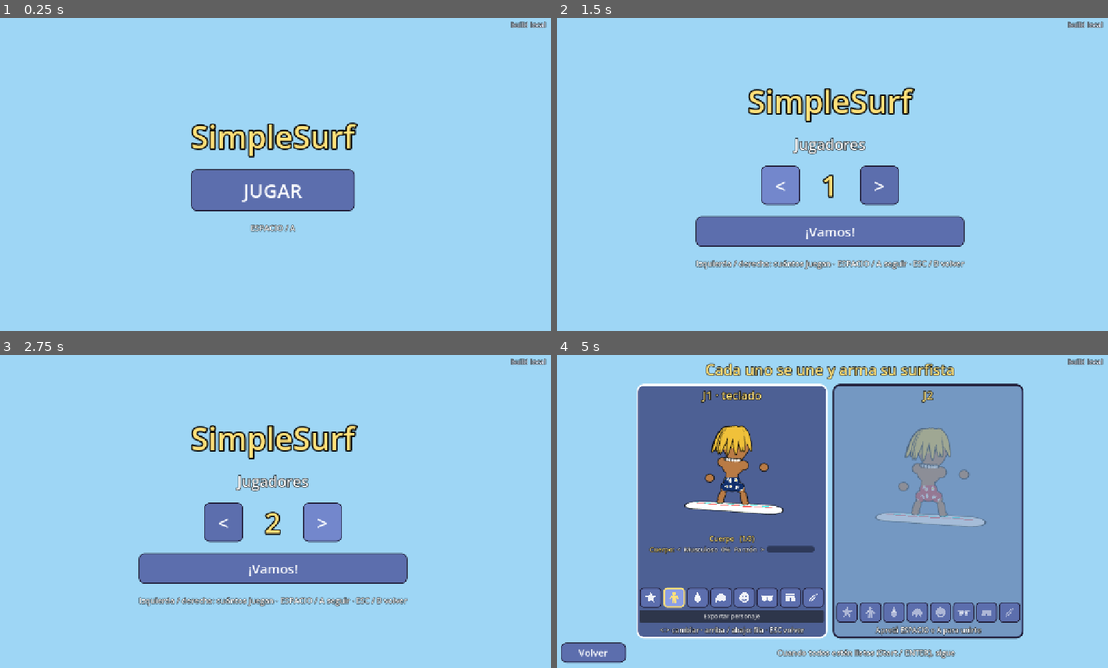
Above: before the commit, frames 1-4 (two rows, left to right).
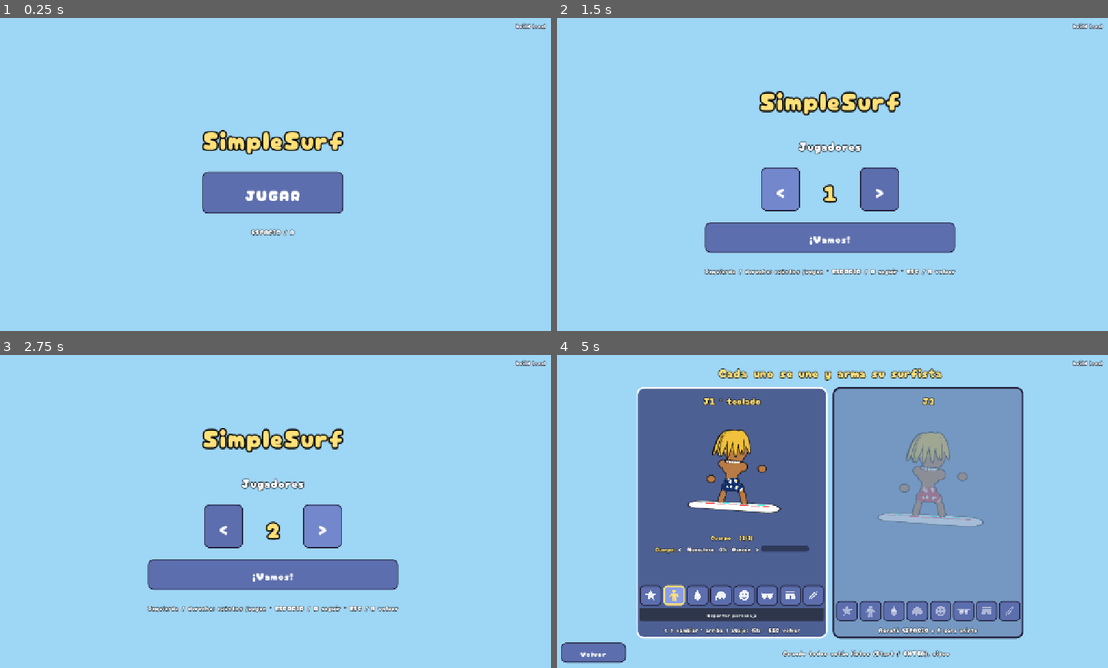
Above: after the commit, the same moments.

Repository: asimplesurfer/simplesurf
Game: Godot game, scene res://ui/menus/character_select.tscn
The game is run twice, just before and just after one commit, with the same random seed, the same clock (stepped at 60 frames per second) and the same inputs. Sound files missing from this copy of the repository are replaced by a short silence.
Inputs (mouse positions are in pixels of both pictures, inside the frame that each line leads up to):
- Up to frame 1 (0.25 s): no input
- Up to frame 2 (1.5 s): click "JUGAR" at 0.5 s; click "<" at 1.25 s
- Up to frame 3 (2.75 s): click ">" at 2 s
- Up to frame 4 (5 s): click "¡Vamos!" at 2.75 s; tap Enter at 3.5 s; move the mouse to (953, 495) at 3.52 s; hold D (p1_right) 3.53-4.25 s; hold Space (p1_a) 3.53-4.25 s; click (953, 495) at 3.67 s; drag from (716, 527) to (804, 574) at 4.27 s

The runs differ from the first frame. In frame 1, 3.8% of the frame differs, in the area x 34-100%, y 1-70%; in frame 2, 7.4%; in frame 3, 7.5%; in frame 4, 8.9%, in the area x 3-100%, y 1-98%.

Commit message:
Letra del juego: simplesurf-Regular en todos los textos
Se pone como letra por defecto (autoload GameFont), agrandada 1,6x para
que ocupe lo mismo que la de antes; lo que no tiene (º, ×) sale con la
letra de Godot.

Co-Authored-By: Claude Opus 5.5 <noreply@anthropic.com>
Claude-Session: https://claude.ai/code/session_0158oNfJa2g5qsqyuATh8Mjh

Diff:
--- a/project.godot
+++ b/project.godot
@@ -14,6 +14,7 @@
 [autoload]
 
 AudioManager="*res://autoload/audio_manager.gd"
+GameFont="*res://ui/game_font.gd"
 
 [display]
 
--- /dev/null
+++ b/ui/game_font.gd
@@ -0,0 +1,48 @@
+extends Node
+## La letra del juego (assets/fonts/simplesurf-Regular.ttf) para todos los
+## textos: menús, HUD, carteles. Se pone como letra por defecto de todo, así
+## cualquier Label o botón la usa sin tocar nada. Los signos que esa letra no
+## tiene (º, ×...) salen con la letra de antes (la de Godot), no como cajitas.
+
+const PATH := "res://assets/fonts/simplesurf-Regular.ttf"
+## Esta letra dibuja más chico que la de antes con el mismo tamaño: se agranda
+## así para que los textos ocupen lo mismo que antes (sin tocar los tamaños de
+## cada texto).
+const SCALE := 1.6
+
+
+func _enter_tree() -> void:
+	apply()
+
+
+static func apply() -> void:
+	var src := load(PATH) as FontFile
+	if src == null:
+		return
+	var font := scaled(src, SCALE)
+	var old := ThemeDB.fallback_font
+	if old != null:
+		font.fallbacks = [old]
+	ThemeDB.fallback_font = font
+	ThemeDB.get_default_theme().default_font = font
+
+
+## Una copia de la letra `src` que dibuja `scale` veces más grande: achica las
+## "unidades por em" de la tabla head del archivo (todo lo demás de la letra se
+## mide en esas unidades, así crece parejo: letras, espacios y renglones).
+static func scaled(src: FontFile, scale: float) -> FontFile:
+	var data := src.data.duplicate()
+	var tables := data.decode_u8(4) << 8 | data.decode_u8(5)
+	for i in tables:
+		var rec := 12 + i * 16
+		if data.slice(rec, rec + 4).get_string_from_ascii() != "head":
+			continue
+		var at := (data.decode_u8(rec + 8) << 24 | data.decode_u8(rec + 9) << 16
+			| data.decode_u8(rec + 10) << 8 | data.decode_u8(rec + 11)) + 18
+		var upem := data.decode_u8(at) << 8 | data.decode_u8(at + 1)
+		var smaller := clampi(roundi(upem / scale), 16, 16384)
+		data.encode_u8(at, smaller >> 8)
+		data.encode_u8(at + 1, smaller & 0xFF)
+	var out := FontFile.new()
+	out.data = data
+	return out
Binary file added: assets/fonts/simplesurf-Regular.ttf
Not shown, added: assets/fonts/simplesurf-Regular.ttf.import
Not shown, added: ui/game_font.gd.uid
